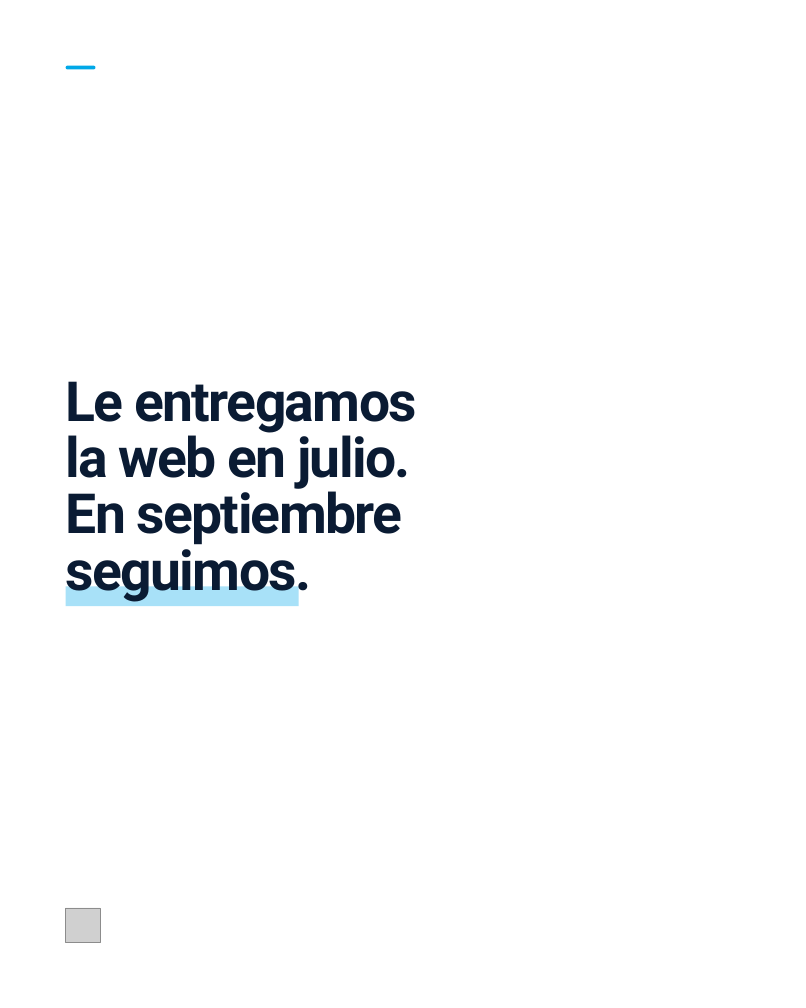
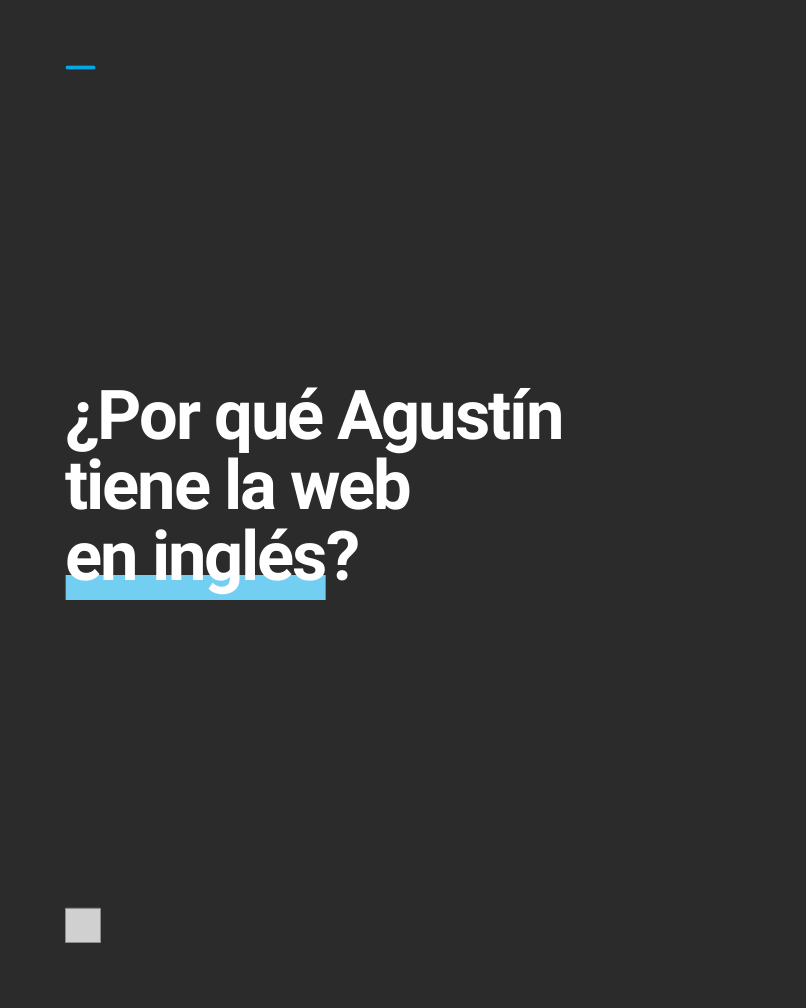
Before and after one commit to tunegocioenlasredes2025-star/TuNegocioenlasRedes, a slide deck: slide 1 of contenido/carruseles/06-setup-argentina/editable-canva.pptx. Drawn at 806x1008 pixels with LibreOffice and Linux fonts; fonts in the diff are those of the drawing; grey boxes stand for pictures; background and template pictures are left out; a plain dark background stands for a picture behind light text. Boxes give left, top, right and bottom in pixels: in the first picture for what was removed or moved away, otherwise in the second. Text is boxed around its words. In the diff, an @@ line names an element or a change of style, - is before the commit and + after.

```diff
--- a/contenido/carruseles/06-setup-argentina/editable-canva.pptx
+++ b/contenido/carruseles/06-setup-argentina/editable-canva.pptx
@@ background #FFFFFF to picture (left out) @@
@@ text at (66,387,565,595): text changed; size 55.5 to 69 pt; text colour #0A1B33 to #FFFFFF @@
-Le entregamos
-la web en julio.
-En septiembre
-seguimos.
+¿Por qué Agustín
+tiene la web
+en inglés?
@@ rectangle: place and size @@
-rectangle at (66,586,299,606)
+rectangle at (66,575,326,599)
@@ rectangle at (66,575,326,599): fill #A8E1F8 to #73CFF2 @@
@@ text "DESLIZÁ →" at (623,914,785,942): text colour #1657D0 to #8FD8F5 @@
```
Also in this commit, not shown: 2 other slides changed, 1 slide added, 1 slide removed, 10 other files.
